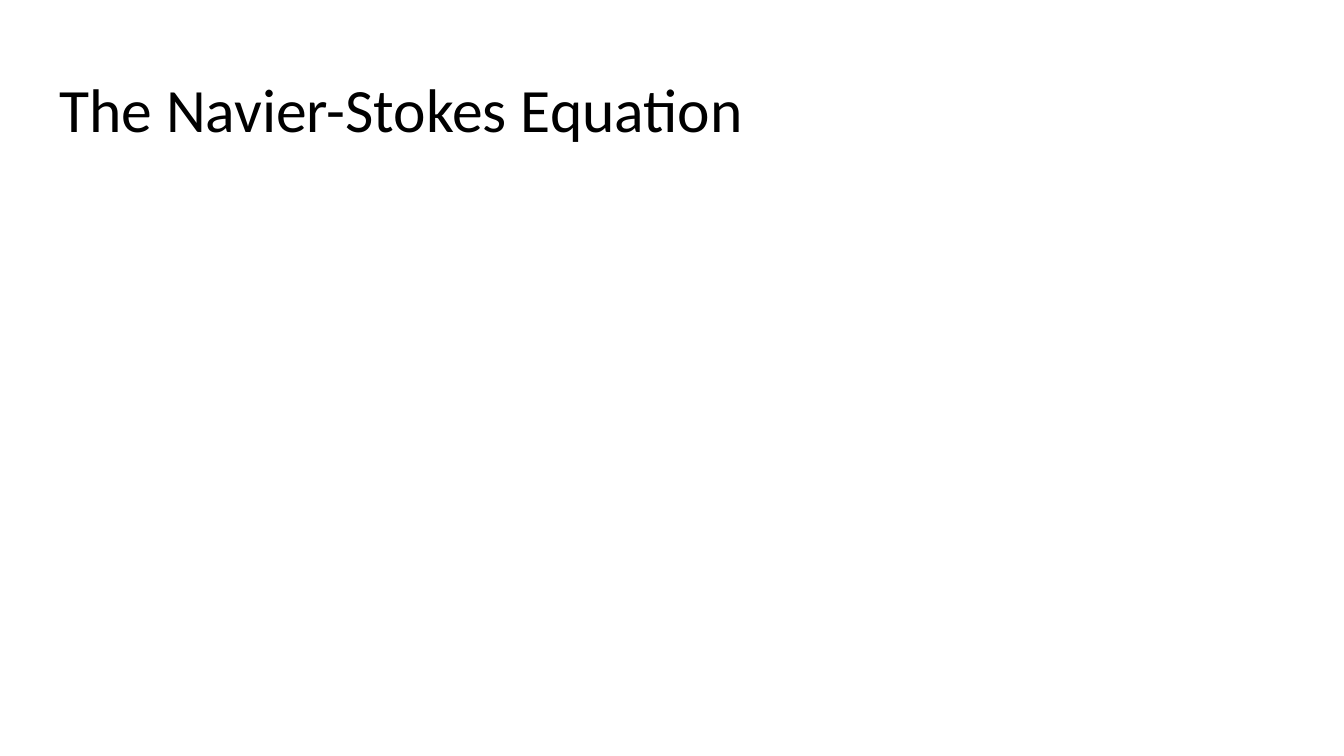
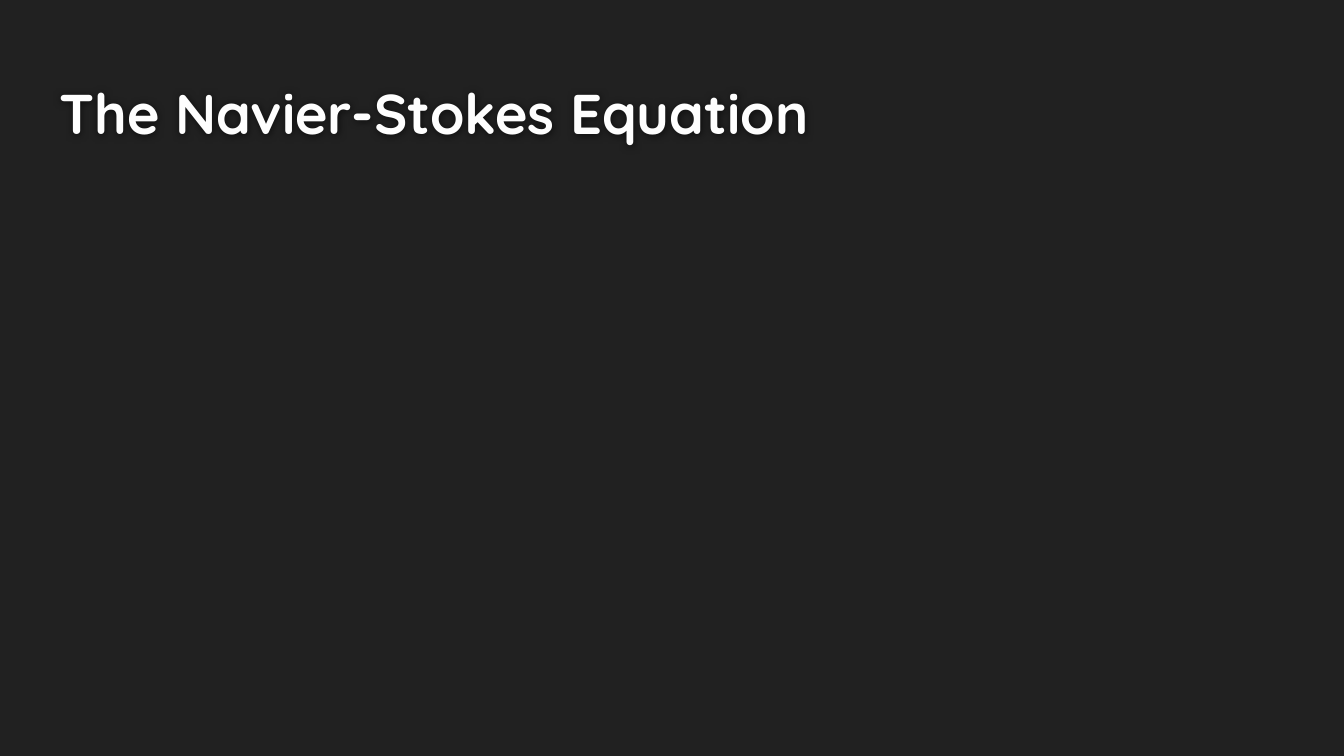
Before and after one commit to andrew-pa/fluidynm, a slide deck: slide 2 of Navier Stokes Presentation.pptx. Drawn at 1344x756 pixels with LibreOffice and Linux fonts; fonts in the diff are those of the drawing; grey boxes stand for pictures. Boxes give left, top, right and bottom in pixels: in the first picture for what was removed or moved away, otherwise in the second. Text is boxed around its words. In the diff, an @@ line names an element or a change of style, - is before the commit and + after.

```diff
--- a/Navier Stokes Presentation.pptx
+++ b/Navier Stokes Presentation.pptx
@@ background #FFFFFF to #212121 @@
@@ title "The Navier-Stokes Equation" at (x1=59, y1=92, x2=808, y2=145): size 33 to 30 pt, font Calibri to Quicksand, text colour #000000 to #FEFEFE, bold on; line spacing 0.9 to 1 @@
```
Also in this commit, not shown: 9 other slides changed, 1 slide added, 1 other file.
